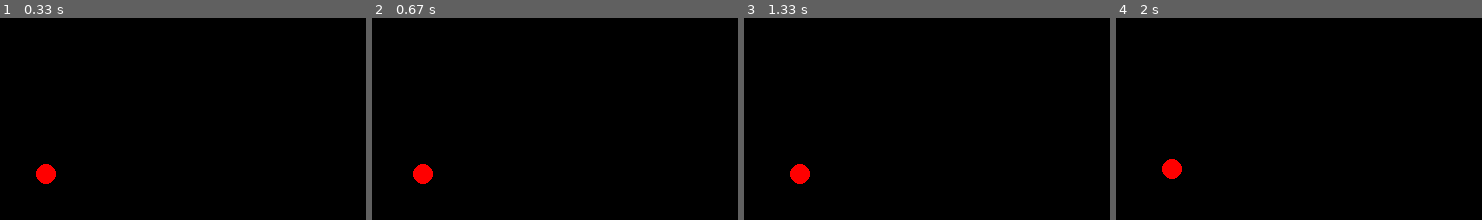
Above: before the commit, frames 1-4 (left to right).
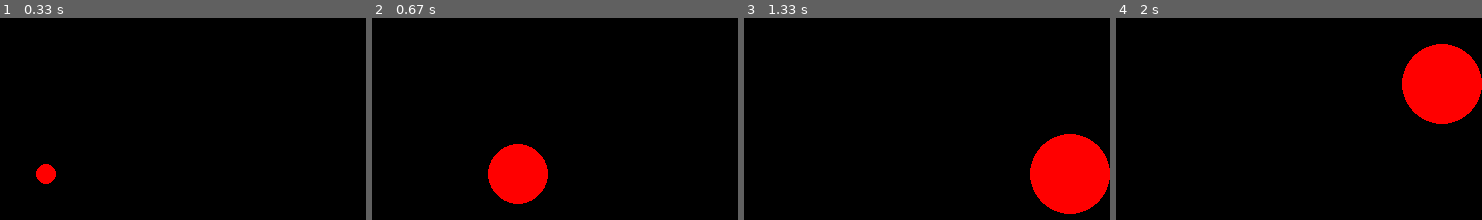
Above: after the commit, the same moments.

Repository: AppliedEngineeringClub/manual-robot-arm
Game: pygame game, started from pygame-window.py
Same seed, same stepped clock (60 frames per second), same inputs: the game is played once before the commit and once after it.
Inputs:
- Up to frame 1 (0.33 s): no input
- Up to frame 2 (0.67 s): hold Z from 0.33 s (still down); hold Right from 0.33 s (still down)
- Up to frame 3 (1.33 s): release Z at 0.8 s; release Right at 0.8 s; hold Right 0.83-1.3 s; tap Z at 0.9, 1.2 s; tap X at 0.98 s
- Up to frame 4 (2 s): hold Up 1.33-1.63 s; tap Z at 1.4 s

Frame 1 is identical in both runs. In frame 2, 4.2% of the frame differs, in the area x 11-49%, y 62-93%; in frame 3, 7.2%, in the area x 12-100%, y 57-98%; in frame 4, 7.2%.

Commit message:
Enhance dot movement and resizing functionality in pygame window

Diff:
--- a/pygame-window.py
+++ b/pygame-window.py
@@ -7,13 +7,27 @@
 
 class App:
     def __init__(self):
+        ##displays the window
         self._running = True
         self._display_surf = None
+
+        ##sets size of window
         self.size = self.width, self.height = 640, 400
+        ##sets position of dot upon opening
         self.dot_x = self.width // 2
         self.dot_y = self.height // 2
+
+        ##sets color of dot
+        self.dot_color = (255, 0, 0)
+        ##sets radius of dot/size
         self.dot_radius = 10
+        #sets max/min "height" of dot
+        self.min_radius = 2
+        self.max_radius = 40
+        ##sets speed of dot(half of width per click) 2D
         self.speed = 5
+        ##sets up and down "speed" 3rd dimension
+        self.radius_step = 1
 
     def on_init(self):
         pygame.init()
@@ -25,29 +39,43 @@
     def on_event(self, event):
         if event.type == pygame.QUIT:
             self._running = False
-        elif event.type == pygame.KEYDOWN:
-            if event.key == pygame.K_LEFT:
-                self.dot_x = max(self.dot_radius, self.dot_x - self.speed)
-            elif event.key == pygame.K_RIGHT:
-                self.dot_x = min(self.width - self.dot_radius, self.dot_x + self.speed)
-            elif event.key == pygame.K_UP:
-                self.dot_y = max(self.dot_radius, self.dot_y - self.speed)
-            elif event.key == pygame.K_DOWN:
-                self.dot_y = min(self.height - self.dot_radius, self.dot_y + self.speed)
 
     ##checks for continuous input
     def on_loop(self):
         ##continuous movement when using keyboard arrows. creates boolean values for each arrow key. True if pressed.
         ##implement code in chatgpt during next meeting.
-        pass
+        keys = pygame.key.get_pressed()
 
+        ##move dot left right, forward and backward by checking key press
+        if keys[pygame.K_LEFT]:
+            self.dot_x -= self.speed
+        if keys[pygame.K_RIGHT]:
+            self.dot_x += self.speed
+        if keys[pygame.K_UP]:
+            self.dot_y -= self.speed
+        if keys[pygame.K_DOWN]:
+            self.dot_y += self.speed
+
+        ##checks to see if z or x are pressed to go "up or down"
+        ##if pressed checks measurements don't exceed bounds
+        ##reduces radius or increases it by step size of 1 pixel
+        if keys[pygame.K_z]:
+            self.dot_radius = min(self.max_radius, self.dot_radius + self.radius_step)
+        if keys[pygame.K_x]:
+            self.dot_radius = max(self.min_radius, self.dot_radius - self.radius_step)
+
+        ##keep dot within window bounds
+        self.dot_x = min(self.width - self.dot_radius, max(self.dot_radius, self.dot_x))
+        self.dot_y = min(self.height - self.dot_radius, max(self.dot_radius, self.dot_y))
 
     ##renders display
     def on_render(self):
         ##Clears previous frame every time dot moves
         self._display_surf.fill((0, 0, 0))
+
         ##Draws red dot at new position
-        pygame.draw.circle(self._display_surf, (255, 0, 0), (self.dot_x, self.dot_y), self.dot_radius)
+        pygame.draw.circle(self._display_surf, self.dot_color, (self.dot_x, self.dot_y), self.dot_radius)
+
         ##Updates display to show new dot position
         pygame.display.flip()
 
Not shown, changed: README.md
